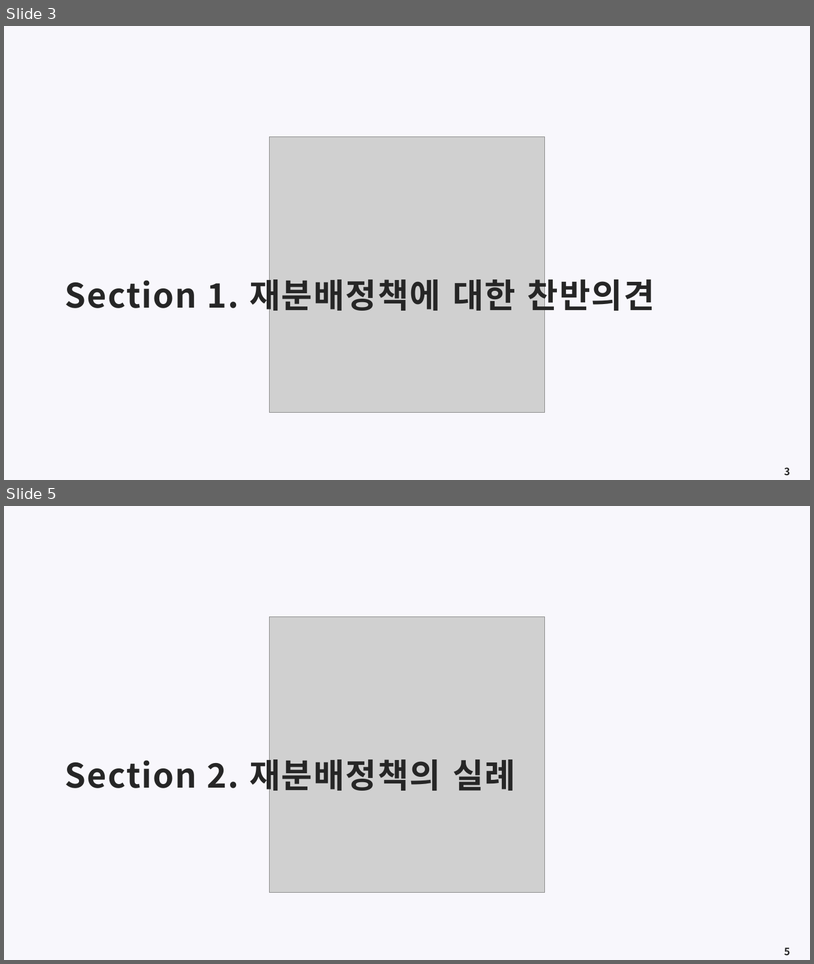
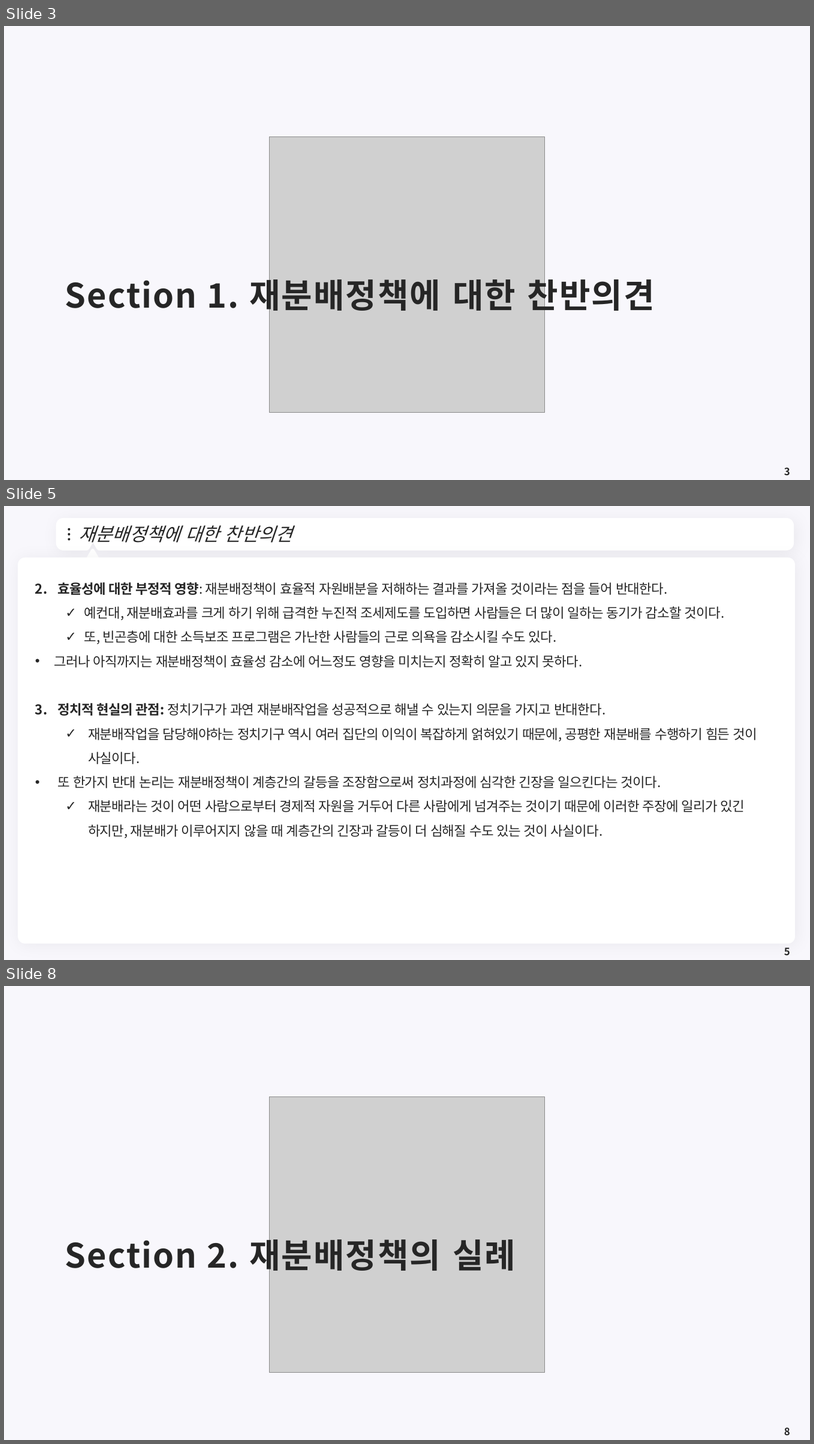
Before and after one commit to meandthey/Teaching, a slide deck: 재정학/01_Lectures/재정학_Chapter_9.pptx. Shown one above the other, each under a label of ours: slides 3 and 5 before the commit, slides 3, 5 and 8 after it; the slides between them are not shown. The pictures are 814x964 and 814x1444 pixels, drawn with LibreOffice and Linux fonts; fonts in the diff are those of the drawing; grey boxes stand for pictures; background and template pictures are left out. Boxes give left, top, right and bottom in pixels: in the first picture for what was removed or moved away, otherwise in the second. Text is boxed around its words. In the diff, an @@ line names an element or a change of style, - is before the commit and + after.

```diff
--- a/재정학/01_Lectures/재정학_Chapter_9.pptx
+++ b/재정학/01_Lectures/재정학_Chapter_9.pptx
@@ slide 5 added at [4, 506, 810, 960], background #F8F7FC @@
@@ freeform shape added at [59, 521, 792, 548], fill #FFFFFF, outline #FFFFFF 7.25 pt @@
@@ ellipse added at [68, 528, 71, 531], fill #262626 @@
@@ ellipse added at [68, 533, 71, 535], fill #262626 @@
@@ ellipse added at [68, 538, 71, 540], fill #262626 @@
@@ title added at [78, 525, 293, 543], 22 pt, text #262626, italic @@
+재분배정책에 대한 찬반의견
@@ freeform shape added at [776, 530, 783, 539], fill #FFFFFF @@
@@ rounded rectangle added at [18, 558, 796, 943], fill #FFFFFF @@
@@ triangle added at [86, 550, 99, 562], fill #FFFFFF, outline #FFFFFF 3.75 pt @@
@@ text added at [54, 582, 757, 838], 16 pt, text #262626 @@
+2. 효율성에 대한 부정적 영향: 재분배정책이 효율적 자원배분을 저해하는 결과를 가져올 것이라는 점을 들어 반대한다.
+  ✓ 예컨대, 재분배효과를 크게 하기 위해 급격한 누진적 조세제도를 도입하면 사람들은 더 많이 일하는 동기가 감소할 것이다.
+  ✓ 또, 빈곤층에 대한 소득보조 프로그램은 가난한 사람들의 근로 의욕을 감소시킬 수도 있다.
+• 그러나 아직까지는 재분배정책이 효율성 감소에 어느정도 영향을 미치는지 정확히 알고 있지 못하다.
+3. 정치적 현실의 관점: 정치기구가 과연 재분배작업을 성공적으로 해낼 수 있는지 의문을 가지고 반대한다.
+  ✓ 재분배작업을 담당해야하는 정치기구 역시 여러 집단의 이익이 복잡하게 얽혀있기 때문에, 공평한 재분배를 수행하기 힘든 것이 사실이다.
+• 또 한가지 반대 논리는 재분배정책이 계층간의 갈등을 조장함으로써 정치과정에 심각한 긴장을 일으킨다는 것이다.
+  ✓ 재분배라는 것이 어떤 사람으로부터 경제적 자원을 거두어 다른 사람에게 넘겨주는 것이기 때문에 이러한 주장에 일리가 있긴 하지만, 재분배가 이루어지지 않을 때 계층간의 긴장과 갈등이 더 심해질 수도 있는 것이 사실이다.
@@ page number added at [785, 947, 791, 955], 12 pt, text #262626, bold @@
+5
@@ what was slide 5 is now slide 8 @@
@@ page number at [785, 1427, 791, 1435]: text changed @@
-5
+8
```
Also in this commit, not shown: 1 slide changed, 14 other slides added, 55 other files.
